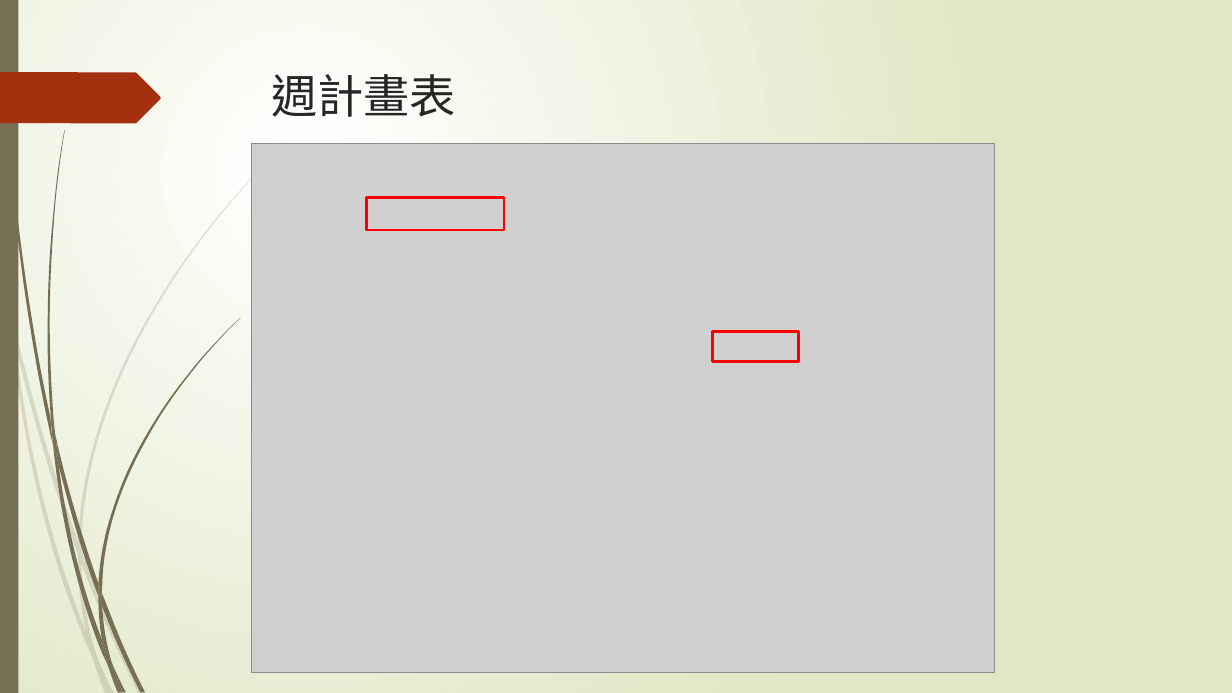
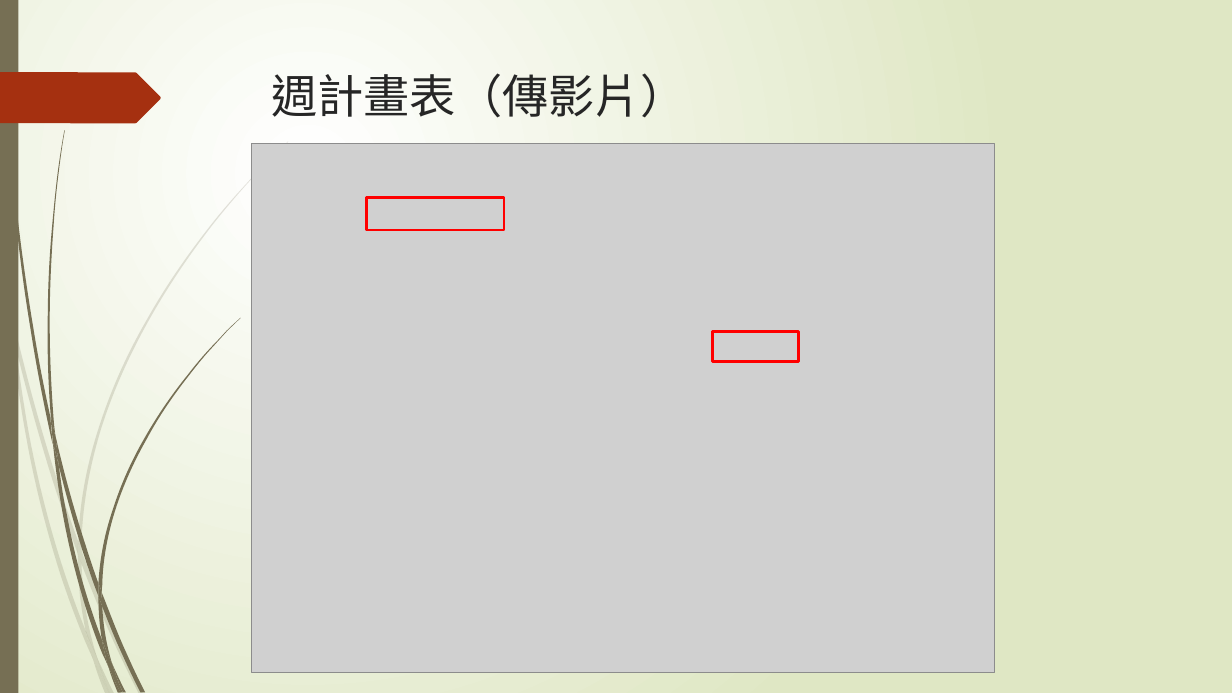
Before and after one commit to disneyyy/CsharpFinal, a slide deck: slide 8 of 第13組.pptx (slide 7 before the commit). Drawn at 1232x693 pixels with LibreOffice and Linux fonts; fonts in the diff are those of the drawing; grey boxes stand for pictures. Boxes give left, top, right and bottom in pixels: in the first picture for what was removed or moved away, otherwise in the second. Text is boxed around its words. In the diff, an @@ line names an element or a change of style, - is before the commit and + after.

```diff
--- a/第13組.pptx
+++ b/第13組.pptx
@@ title at (271,73,687,118): text changed @@
-週計畫表
+週計畫表（傳影片）
```
Also in this commit, not shown: 3 other slides changed, 6 slides added, 1 other file.
